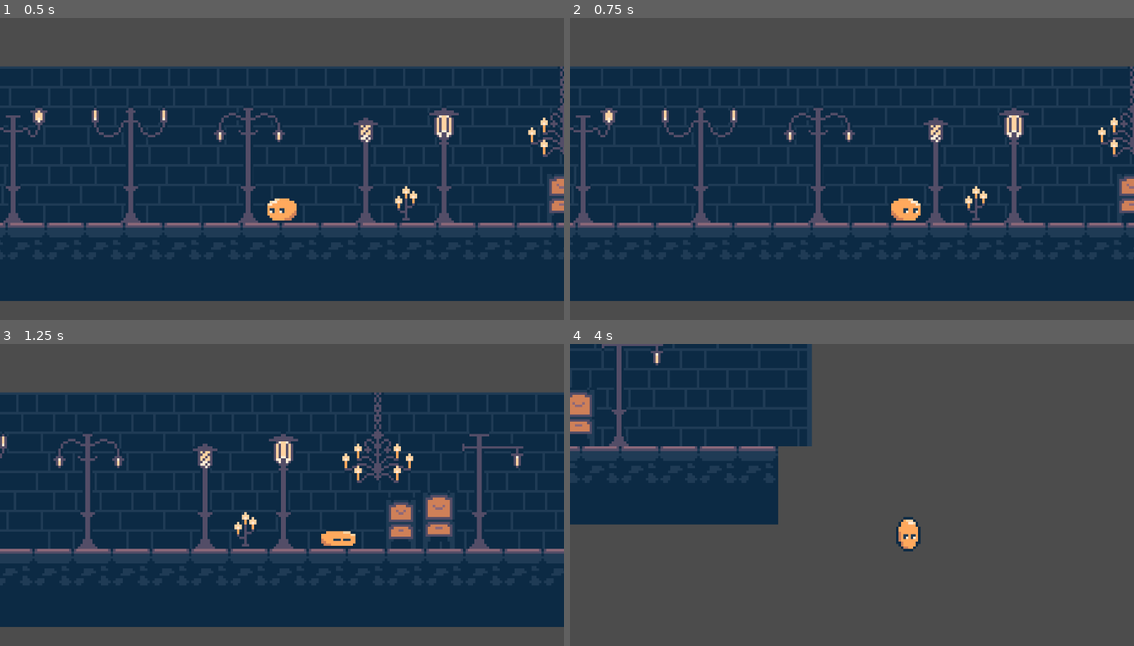
Above: before the commit, frames 1-4 (two rows, left to right).
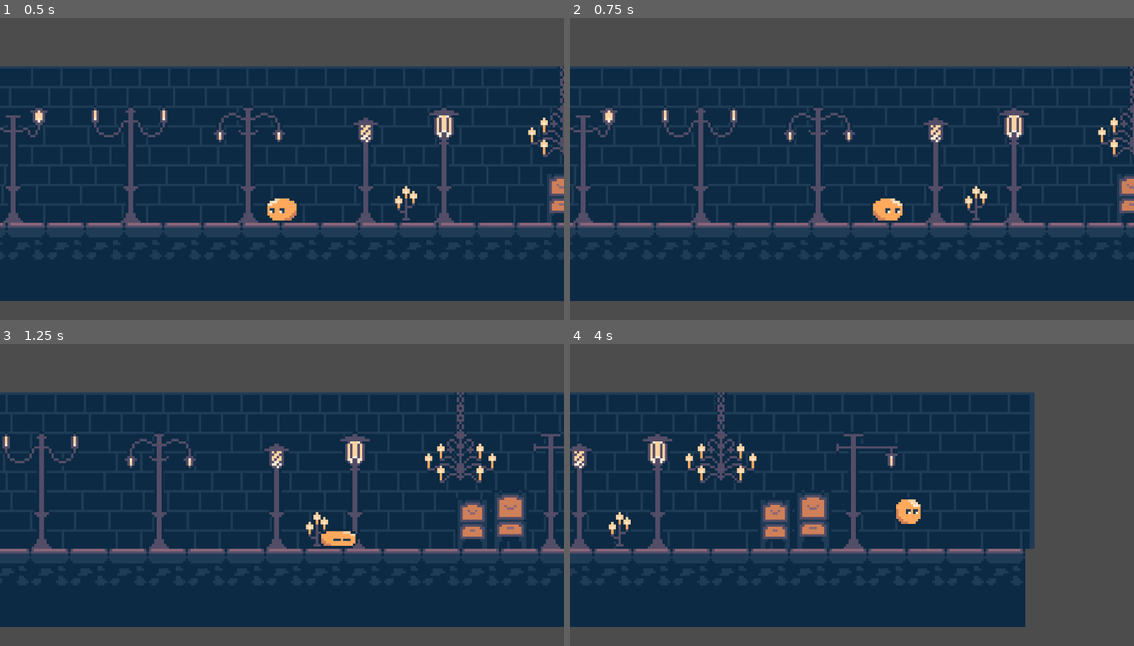
Above: after the commit, the same moments.

Repository: Kargisa/playback
Game: Godot game, scene res://Scenes/game.tscn
Same seed, same stepped clock (60 frames per second), same inputs: the game is played once before the commit and once after it.
Inputs (mouse positions are in pixels of both pictures, inside the frame that each line leads up to):
- Up to frame 1 (0.5 s): no input
- Up to frame 2 (0.75 s): tap Enter (ui_accept) at 0.5 s; move the mouse to (976, 159) at 0.52 s; hold Right (move_right) from 0.53 s (still down); tap P (play_recording) at 0.6 s; click (976, 159) at 0.67 s
- Up to frame 3 (1.25 s): keep holding Right (move_right); tap Space (jump) at 0.77 s
- Up to frame 4 (4 s): move the mouse to (739, 519) at 1.27 s; tap E (start_recording) at 1.35, 2.85 s; tap Space (jump) at 1.52, 3.02, 3.77 s; move the mouse to (908, 431) at 2.02 s; release Right (move_right) at 2.03 s; hold Left (move_left) 2.03-2.78 s; tap P (play_recording) at 2.1, 3.6 s; move the mouse to (823, 564) at 2.77 s; hold Right (move_right) from 2.78 s (still down); click (823, 564) at 2.92 s; move the mouse to (1021, 549) at 3.52 s

Frame 1 is identical in both runs. In frame 2, 0.5% of the frame differs, in the area x 53-63%, y 59-68%; in frame 3, 9.0%; in frame 4, 56%, in the area x 0-83%, y 0-94%.
Error in both runs: Out of bounds get index '0' (on base: 'Array[Vector2]') (res://Scripts/recording.gd:59)

Commit message:
player speed adjusted

Diff:
--- a/Scenes/game.tscn
+++ b/Scenes/game.tscn
@@ -139,10 +139,7 @@
 tile_set = SubResource("TileSet_i6g32")
 
 [node name="Player" parent="." instance=ExtResource("1_ebmjs")]
-position = Vector2(-1, 0)
 position = Vector2(0, 55)
-SPEED = 120.0
-JUMP_VELOCITY = -250.0
 
 [node name="Camera2D" type="Camera2D" parent="Player"]
 scale = Vector2(4, 4)
Not shown: 1 places in Scenes/player.tscn that only renumber resources
